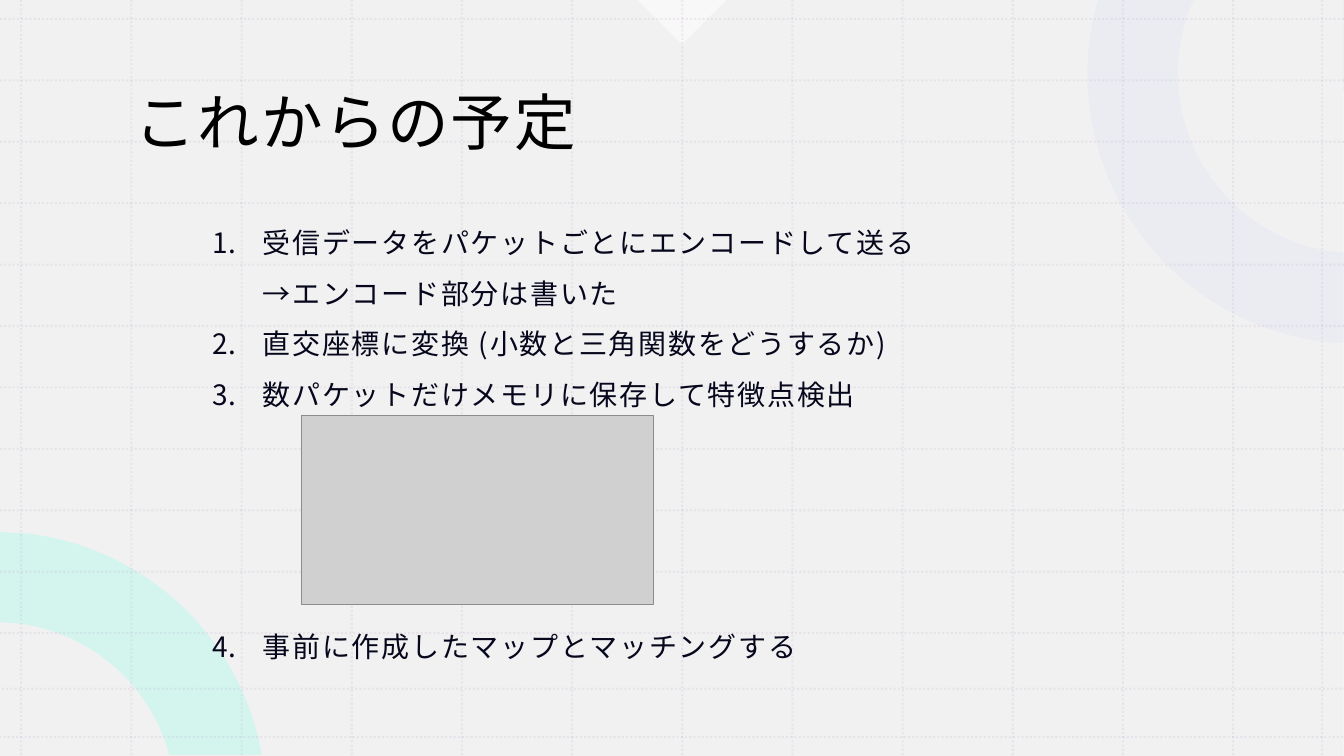
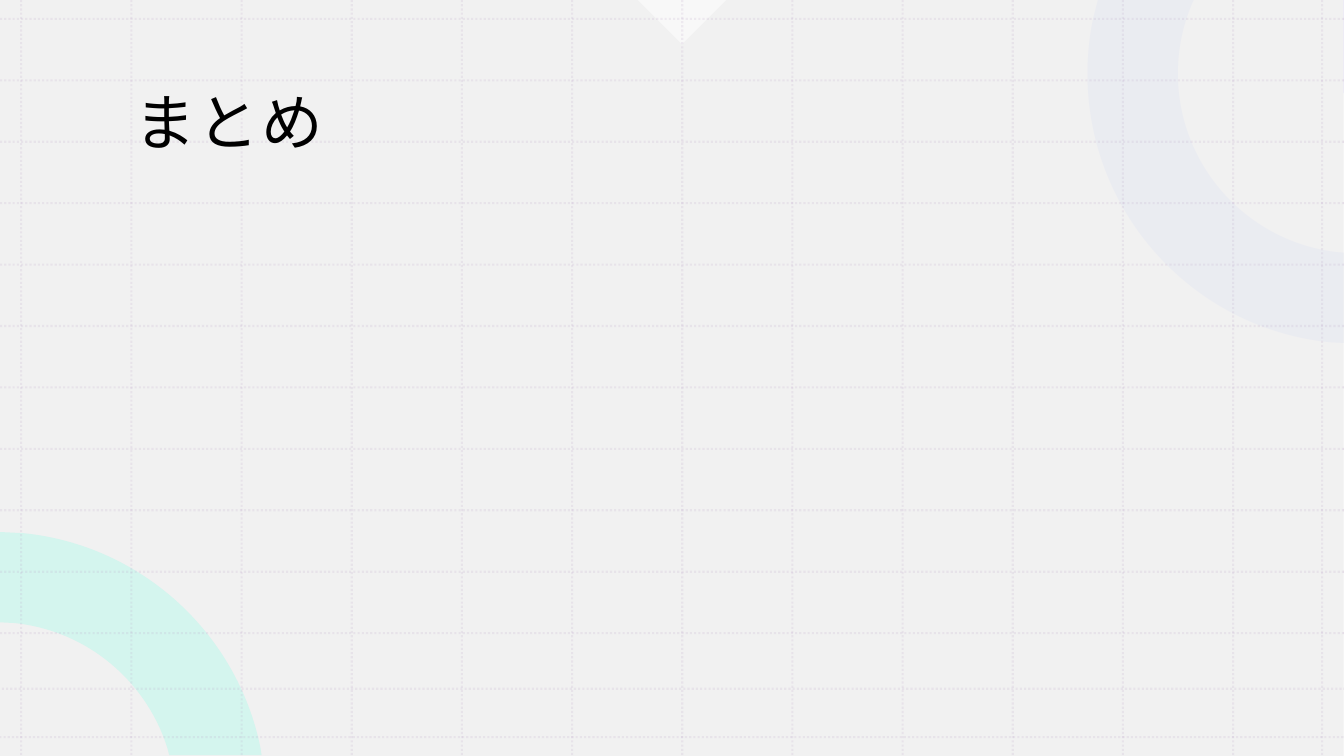
Before and after one commit to koki0517/KOBO_FPGA, a slide deck: slide 10 of 前期最終発表.pptx (slide 9 before the commit). Drawn at 1344x756 pixels with LibreOffice and Linux fonts; fonts in the diff are those of the drawing; grey boxes stand for pictures. Boxes give left, top, right and bottom in pixels: in the first picture for what was removed or moved away, otherwise in the second. Text is boxed around its words. In the diff, an @@ line names an element or a change of style, - is before the commit and + after.

```diff
--- a/前期最終発表.pptx
+++ b/前期最終発表.pptx
@@ title at box(135, 96, 323, 148): text changed @@
-これからの予定
+まとめ
@@ text removed at box(263, 229, 914, 660) @@
-1. 受信データをパケットごとにエンコードして送る
-   →エンコード部分は書いた
-2. 直交座標に変換 (小数と三角関数をどうするか)
-3. 数パケットだけメモリに保存して特徴点検出
-4. 事前に作成したマップとマッチングする
@@ picture removed at box(302, 415, 654, 605) @@
```
Also in this commit, not shown: 6 other slides changed, 3 slides added, 2 slides removed, 11 other files.
